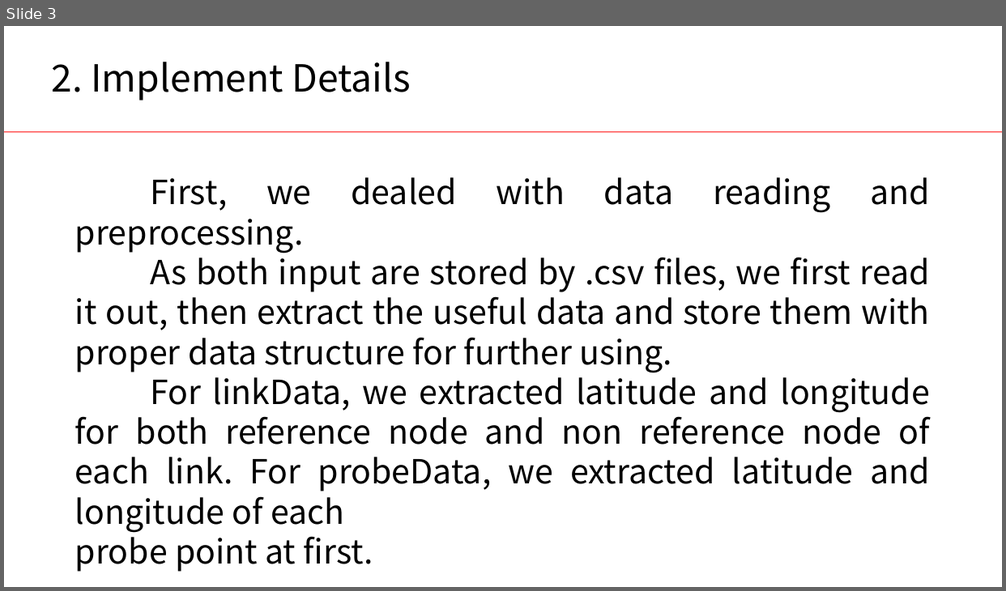
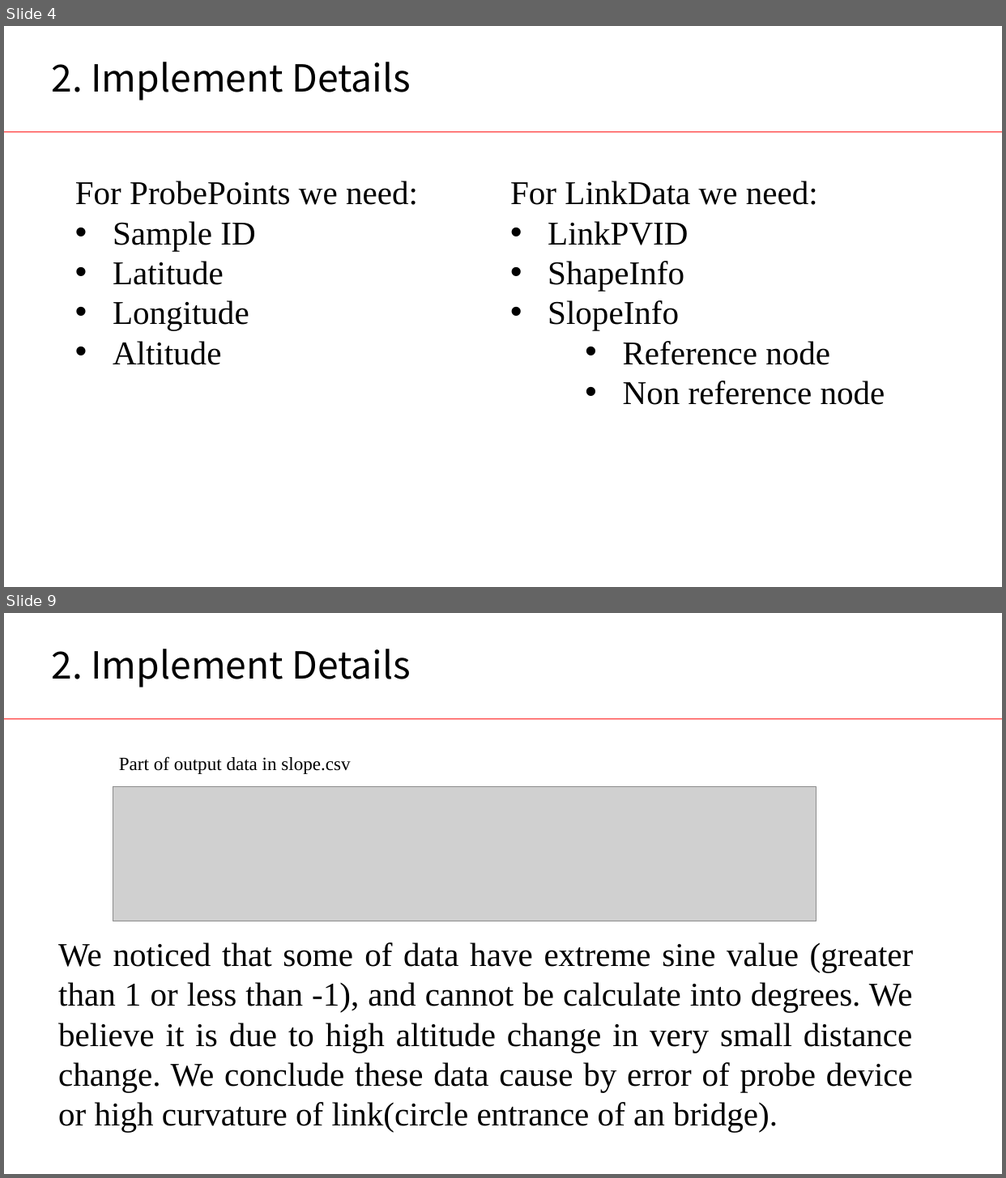
Before and after one commit to jingchengdeng/Probe-Data-Analysis-for-Road-Slope, a slide deck: submissionVersion/HW2Presentation.pptx. Shown one above the other, each under a label of ours: slide 3 before the commit, slides 4 and 9 after it; the slides between them are not shown. The pictures are 1006x591 and 1006x1178 pixels, drawn with LibreOffice and Linux fonts; fonts in the diff are those of the drawing; grey boxes stand for pictures; background and template pictures are left out. Boxes give left, top, right and bottom in pixels: in the first picture for what was removed or moved away, otherwise in the second. Text is boxed around its words. In the diff, an @@ line names an element or a change of style, - is before the commit and + after.

```diff
--- a/submissionVersion/HW2Presentation.pptx
+++ b/submissionVersion/HW2Presentation.pptx
@@ slide 9 added at (x1=4, y1=613, x2=1002, y2=1174), background #FFFFFF; not listed: 1 template element that a slide beside it also shows @@
@@ text added at (x1=52, y1=649, x2=411, y2=688), 36 pt, text #000000 @@
+2. Implement Details
@@ text added at (x1=119, y1=756, x2=350, y2=774), 18 pt, text #000000 @@
+Part of output data in slope.csv
@@ picture added at (x1=113, y1=787, x2=817, y2=922) @@
@@ text added at (x1=58, y1=943, x2=914, y2=1132), 32 pt, text #000000 @@
+We noticed that some of data have extreme sine value (greater than 1 or less than -1), and cannot be calculate into degrees. We believe it is due to high altitude change in very small distance change. We conclude these data cause by error of probe device or high curvature of link(circle entrance of an bridge).
@@ what was slide 3 is now slide 4 @@
@@ slide 4 changed as well @@
@@ text at (x1=75, y1=181, x2=418, y2=365): text changed; font Noto Sans CJK SC to Times New Roman @@
-First, we dealed with data reading and preprocessing.
-As both input are stored by .csv files, we first read it out, then extract the useful data and store them with proper data structure for further using.
-For linkData, we extracted latitude and longitude for both reference node and non reference node of each link. For probeData, we extracted latitude and longitude of each
-probe point at first.
+For ProbePoints we need:
+• Sample ID
+• Latitude
+• Longitude
+• Altitude
@@ text added at (x1=510, y1=181, x2=885, y2=405), 32 pt, text #000000 @@
+For LinkData we need:
+• LinkPVID
+• ShapeInfo
+• SlopeInfo
+    • Reference node
+    • Non reference node
```
Also in this commit, not shown: 7 other slides changed, 4 other slides added, 1 slide removed.
